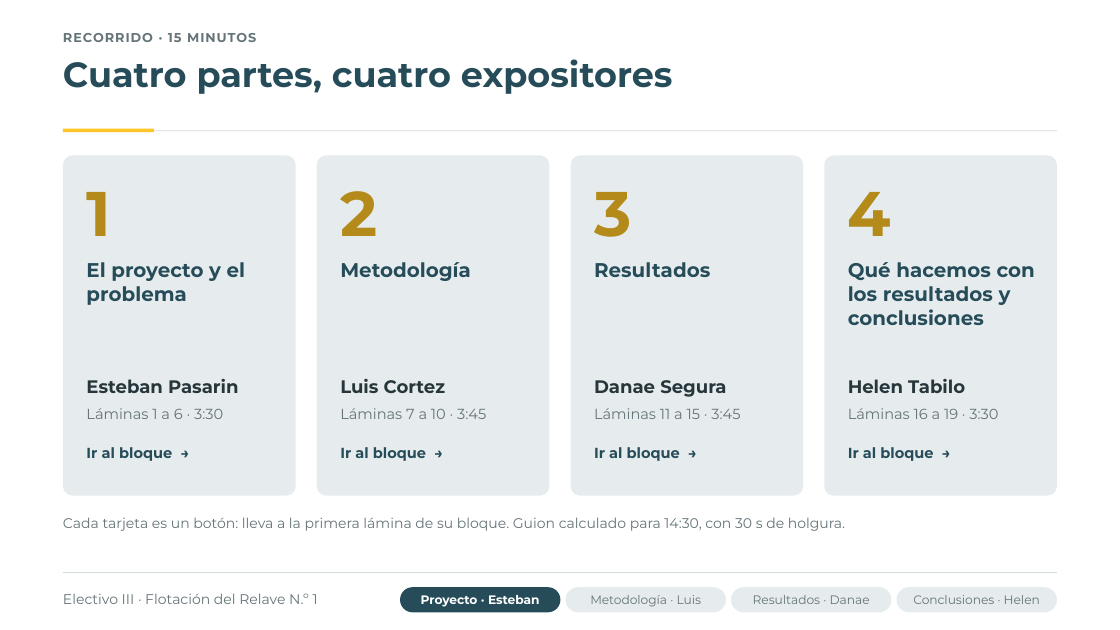
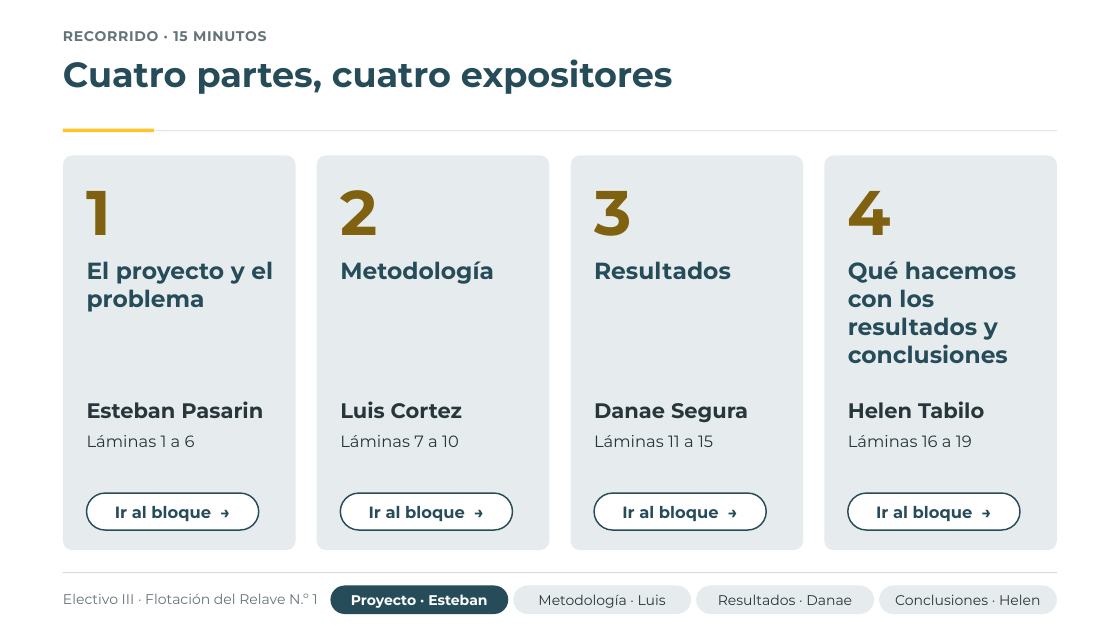
Before and after one commit to flakoks/juego-amigo-secreto, a slide deck: slide 2 of presentacion-tesis/presentacion_flotacion_relave.pptx. Drawn at 1120x630 pixels with LibreOffice and Linux fonts; fonts in the diff are those of the drawing; background and template pictures are left out. Boxes give left, top, right and bottom in pixels: in the first picture for what was removed or moved away, otherwise in the second. Text is boxed around its words. In the diff, an @@ line names an element or a change of style, - is before the commit and + after.

```diff
--- a/presentacion-tesis/presentacion_flotacion_relave.pptx
+++ b/presentacion-tesis/presentacion_flotacion_relave.pptx
@@ text "RECORRIDO · 15 MINUTOS" at bbox=[63, 31, 266, 41]: size 11 to 12 pt, letter spacing 0.8 to 0.6 pt @@
@@ rounded rectangle: place and size @@
-rounded rectangle at bbox=[63, 155, 296, 496]
+rounded rectangle at bbox=[63, 155, 296, 550]
@@ rounded rectangle: place and size @@
-rounded rectangle at bbox=[317, 155, 549, 496]
+rounded rectangle at bbox=[317, 155, 549, 550]
@@ rounded rectangle: place and size @@
-rounded rectangle at bbox=[571, 155, 803, 496]
+rounded rectangle at bbox=[571, 155, 803, 550]
@@ rounded rectangle: place and size @@
-rounded rectangle at bbox=[824, 155, 1057, 496]
+rounded rectangle at bbox=[824, 155, 1057, 550]
@@ text colour #B48B1B to #7F6110 in 4 elements at bbox=[86, 191, 111, 235], bbox=[340, 190, 377, 235], bbox=[594, 191, 631, 236], bbox=[848, 191, 891, 235] @@
@@ size 17 to 20 pt in 4 elements at bbox=[340, 261, 494, 284], bbox=[87, 261, 273, 312], bbox=[594, 261, 731, 279], bbox=[848, 261, 1016, 363] @@
@@ text "Esteban Pasarin": place and size @@
-text "Esteban Pasarin" at bbox=[86, 379, 238, 393]
+text "Esteban Pasarin" at bbox=[87, 401, 263, 418]
@@ text "Luis Cortez": place and size @@
-text "Luis Cortez" at bbox=[340, 379, 445, 393]
+text "Luis Cortez" at bbox=[340, 401, 462, 419]
@@ text "Danae Segura": place and size @@
-text "Danae Segura" at bbox=[594, 380, 726, 397]
+text "Danae Segura" at bbox=[594, 403, 748, 423]
@@ size 15.5 to 18 pt in 4 elements at bbox=[87, 401, 263, 418], bbox=[340, 401, 462, 419], bbox=[594, 403, 748, 423], bbox=[848, 401, 984, 418] @@
@@ text "Helen Tabilo": place and size @@
-text "Helen Tabilo" at bbox=[848, 379, 965, 393]
+text "Helen Tabilo" at bbox=[848, 401, 984, 418]
@@ text at bbox=[87, 435, 195, 447]: text changed; size 12.5 to 14 pt; text colour #657478 to #26363B @@
-Láminas 1 a 6 · 3:30
+Láminas 1 a 6
@@ text at bbox=[340, 435, 459, 447]: text changed; size 12.5 to 14 pt; text colour #657478 to #26363B @@
-Láminas 7 a 10 · 3:45
+Láminas 7 a 10
@@ text at bbox=[594, 435, 713, 447]: text changed; size 12.5 to 14 pt; text colour #657478 to #26363B @@
-Láminas 11 a 15 · 3:45
+Láminas 11 a 15
@@ text at bbox=[848, 435, 972, 447]: text changed; size 12.5 to 14 pt; text colour #657478 to #26363B @@
-Láminas 16 a 19 · 3:30
+Láminas 16 a 19
@@ rounded rectangle "Ir al bloque →": place and size @@
-rounded rectangle "Ir al bloque →" at bbox=[86, 447, 172, 461]
+rounded rectangle "Ir al bloque →" at bbox=[87, 493, 259, 530]
@@ size 12.5 to 14 pt; alignment left to centre; vertical alignment top to middle; fill none to #FFFFFF; outline none to #264C59 1.25 pt in 4 elements at bbox=[594, 493, 766, 530], bbox=[848, 493, 1020, 530], bbox=[87, 493, 259, 530], bbox=[340, 493, 513, 530] @@
@@ rounded rectangle "Ir al bloque →": place and size @@
-rounded rectangle "Ir al bloque →" at bbox=[340, 447, 426, 461]
+rounded rectangle "Ir al bloque →" at bbox=[340, 493, 513, 530]
@@ rounded rectangle "Ir al bloque →": place and size @@
-rounded rectangle "Ir al bloque →" at bbox=[594, 447, 680, 461]
+rounded rectangle "Ir al bloque →" at bbox=[594, 493, 766, 530]
@@ rounded rectangle "Ir al bloque →": place and size @@
-rounded rectangle "Ir al bloque →" at bbox=[848, 447, 933, 461]
+rounded rectangle "Ir al bloque →" at bbox=[848, 493, 1020, 530]
@@ text removed at bbox=[63, 517, 845, 531] @@
-Cada tarjeta es un botón: lleva a la primera lámina de su bloque. Guion calculado para 14:30, con 30 s de holgura.
@@ rounded rectangle "Proyecto · Esteban": place and size @@
-rounded rectangle "Proyecto · Esteban" at bbox=[400, 587, 560, 613]
+rounded rectangle "Proyecto · Esteban" at bbox=[330, 586, 508, 614]
@@ rounded rectangle "Proyecto · Esteban" at bbox=[330, 586, 508, 614]: size 10.5 to 12 pt @@
@@ size 10.5 to 12 pt, text colour #657478 to #26363B in 3 elements at bbox=[880, 586, 1058, 614], bbox=[697, 586, 875, 614], bbox=[513, 586, 691, 614] @@
@@ rounded rectangle "Metodología · Luis": place and size @@
-rounded rectangle "Metodología · Luis" at bbox=[565, 587, 726, 613]
+rounded rectangle "Metodología · Luis" at bbox=[513, 586, 691, 614]
@@ rounded rectangle "Resultados · Danae": place and size @@
-rounded rectangle "Resultados · Danae" at bbox=[731, 587, 891, 613]
+rounded rectangle "Resultados · Danae" at bbox=[697, 586, 875, 614]
@@ rounded rectangle "Conclusiones · Helen": place and size @@
-rounded rectangle "Conclusiones · Helen" at bbox=[897, 587, 1057, 613]
+rounded rectangle "Conclusiones · Helen" at bbox=[880, 586, 1058, 614]
```
Also in this commit, not shown: 22 other slides changed, 1 other file.
